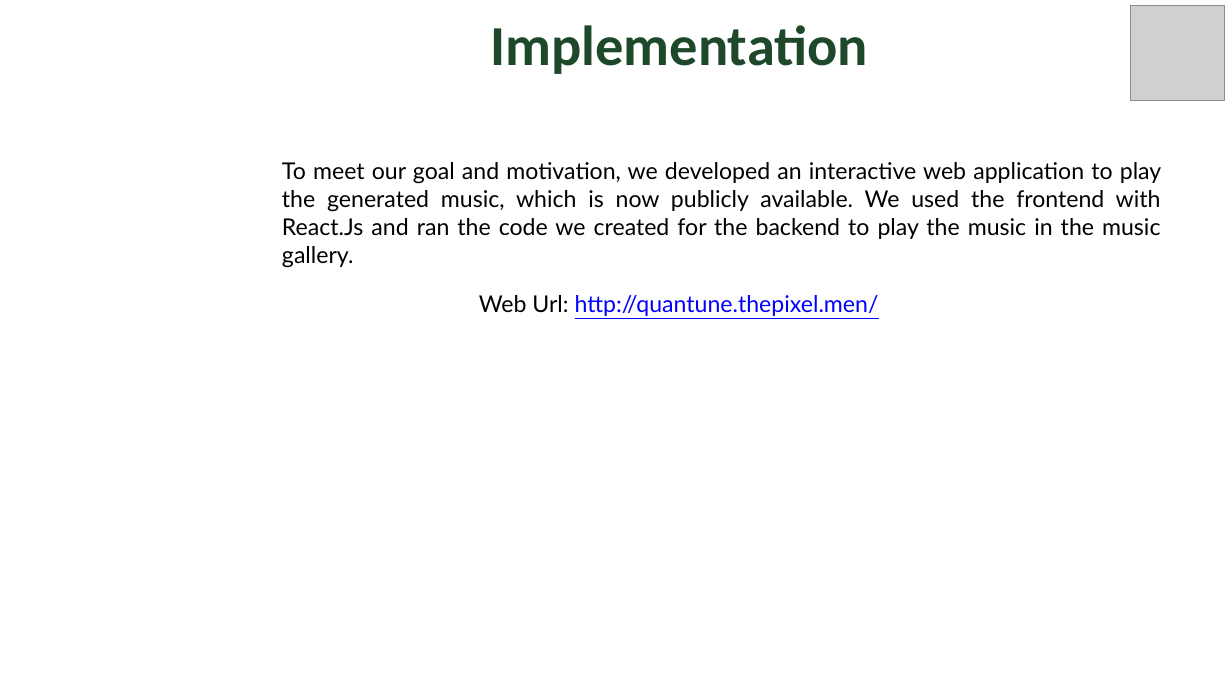
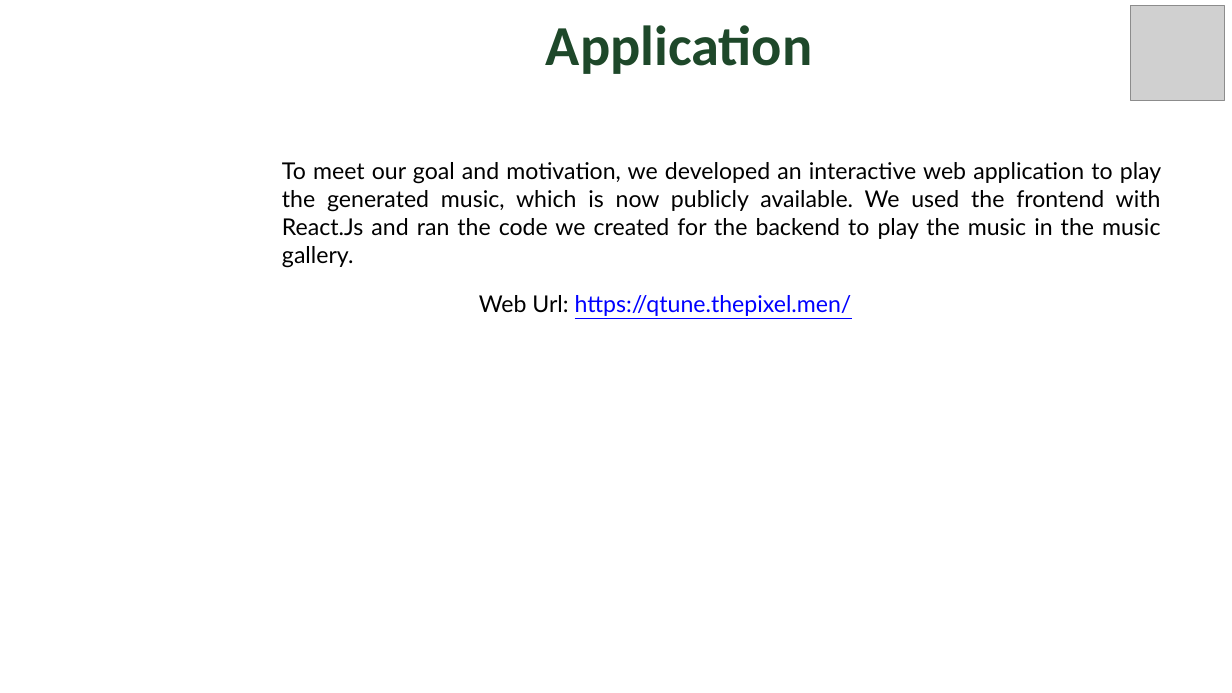
Before and after one commit to jaorduz/IntroQuantumCompu, a slide deck: slide 6 of projectStudent/QuanTune_Islam_Rahman/Quantune-Agm-Shahidur.pptx. Drawn at 1232x693 pixels with LibreOffice and Linux fonts; fonts in the diff are those of the drawing; grey boxes stand for pictures; background and template pictures are left out. Boxes give left, top, right and bottom in pixels: in the first picture for what was removed or moved away, otherwise in the second. Text is boxed around its words. In the diff, an @@ line names an element or a change of style, - is before the commit and + after.

```diff
--- a/projectStudent/QuanTune_Islam_Rahman/Quantune-Agm-Shahidur.pptx
+++ b/projectStudent/QuanTune_Islam_Rahman/Quantune-Agm-Shahidur.pptx
@@ text at <box>546,25,813,74</box>: text changed @@
-Implementation
+Application
@@ text at <box>479,295,852,316</box>: text changed @@
-Web Url: http://quantune.thepixel.men/
+Web Url: https://qtune.thepixel.men/
```
Also in this commit, not shown: 2 other slides changed, 3 other files.
